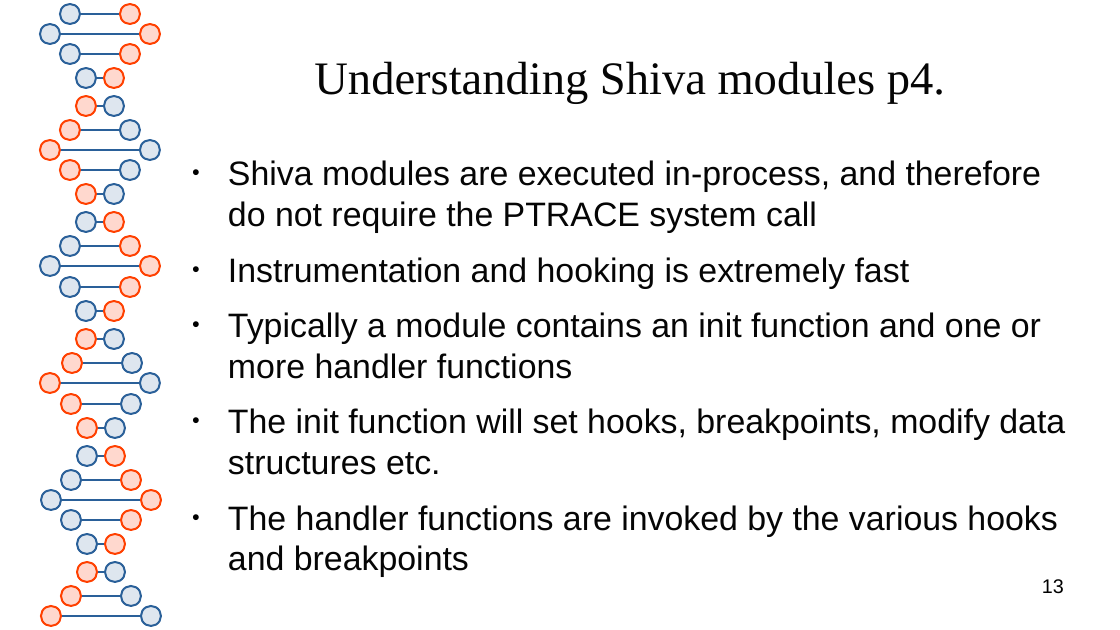
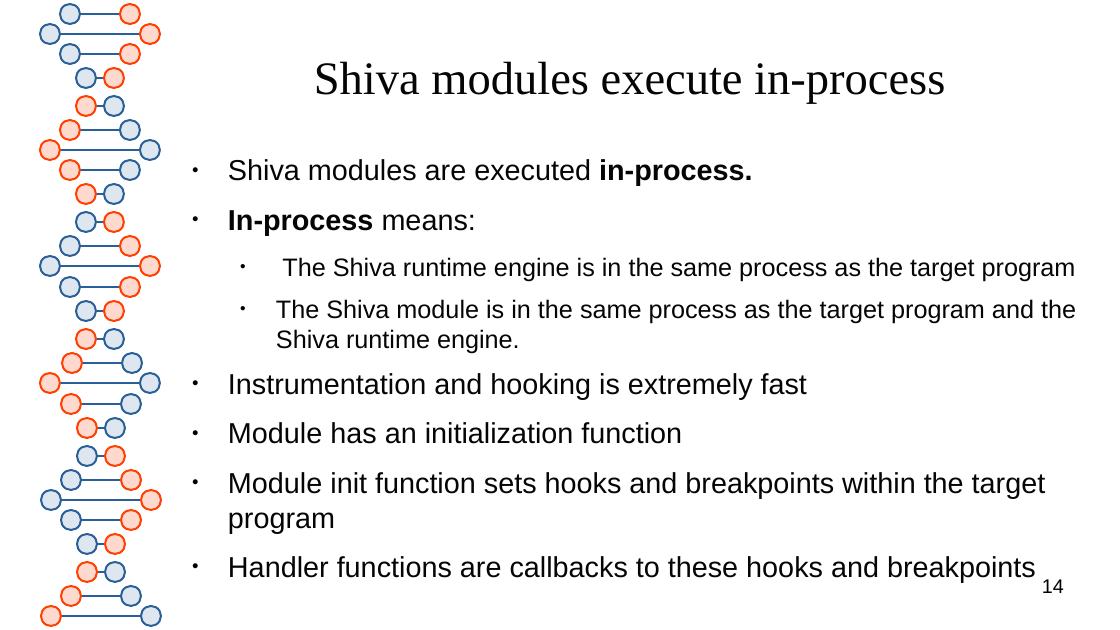
Before and after one commit to advanced-microcode-patching/shiva, a slide deck: slide 14 of presentation/shiva_runtime.odp (slide 13 before the commit). Drawn at 1120x630 pixels with LibreOffice and Linux fonts; fonts in the diff are those of the drawing. Boxes give left, top, right and bottom in pixels: in the first picture for what was removed or moved away, otherwise in the second. Text is boxed around its words. In the diff, an @@ line names an element or a change of style, - is before the commit and + after.

Commit message:
updated presentation

```diff
--- a/presentation/shiva_runtime.odp
+++ b/presentation/shiva_runtime.odp
@@ title at [314, 61, 945, 104]: text changed @@
-Understanding Shiva modules p4.
+Shiva modules execute in-process
@@ text at [228, 159, 1076, 354]: text changed; size 24 to 17.9 pt @@
-● Shiva modules are executed in-process, and therefore do not require the PTRACE system call
+● Shiva modules are executed in-process.
+● In-process means:
+  ● The Shiva runtime engine is in the same process as the target program
+  ● The Shiva module is in the same process as the target program and the Shiva runtime engine.
@@ text at [228, 373, 807, 399]: size 24 to 20.4 pt in "Instrumentation and hooking is extremely fast" @@
@@ text at [228, 422, 1046, 582]: text changed; size 24 to 20.4 pt @@
-● Typically a module contains an init function and one or more handler functions
-● The init function will set hooks, breakpoints, modify data structures etc.
-● The handler functions are invoked by the various hooks and breakpoints
+● Module has an initialization function
+● Module init function sets hooks and breakpoints within the target program
+● Handler functions are callbacks to these hooks and breakpoints
@@ page number at [1042, 579, 1064, 593]: text changed @@
-13
+14
```
Also in this commit, not shown: 8 other slides changed, 27 slides added, 1 slide removed, 12 other files.
